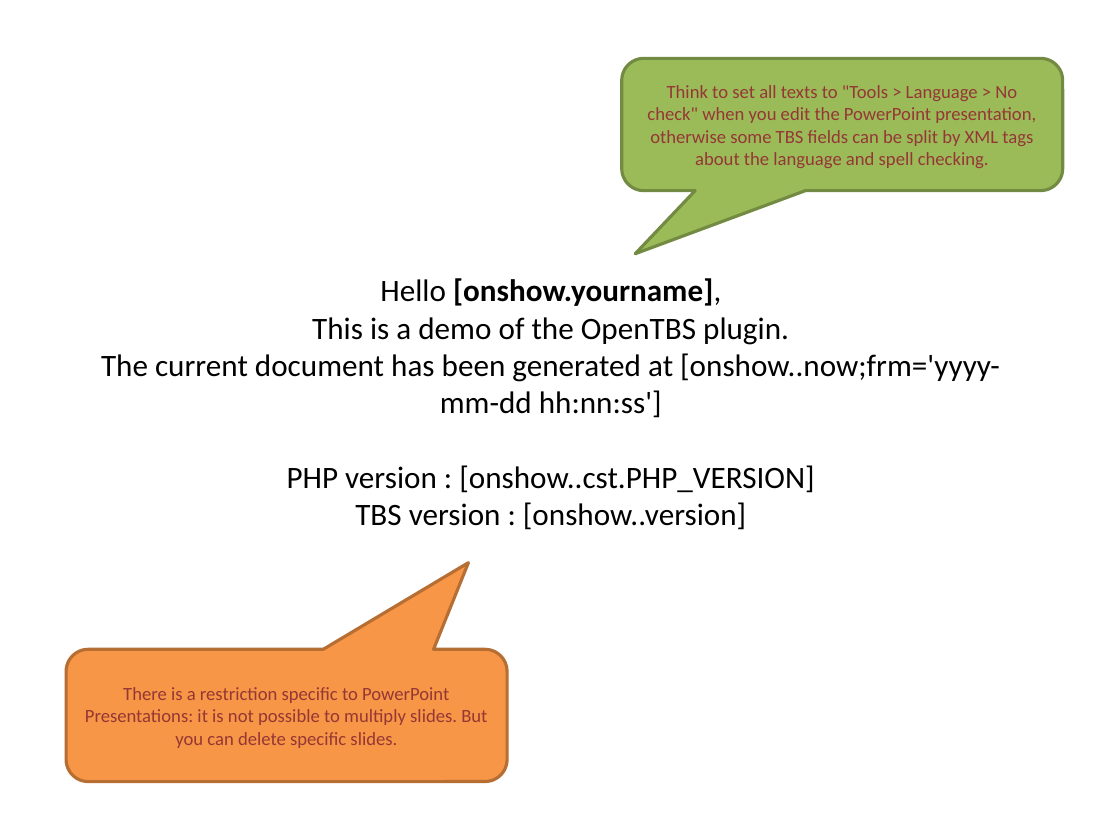
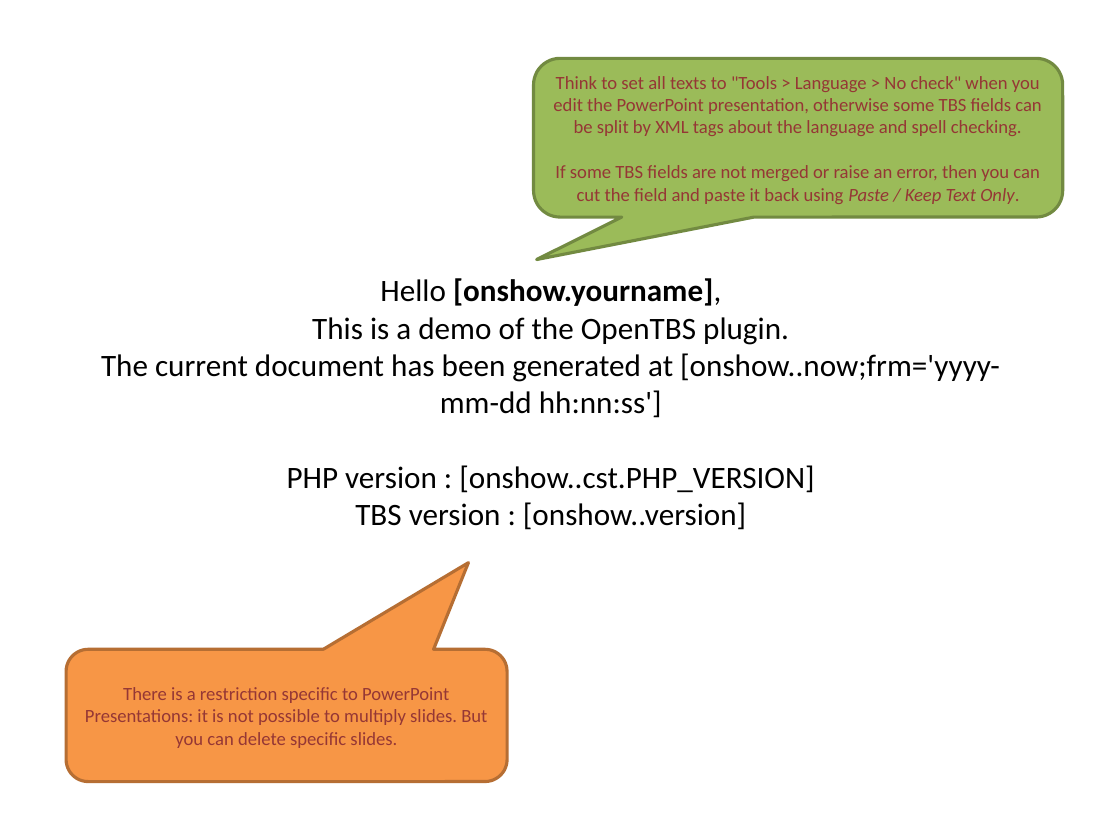
Before and after one commit to Skrol29/opentbs, a slide deck: slide 1 of demo/demo_ms_powerpoint.pptx. Drawn at 1120x840 pixels with LibreOffice and Linux fonts; fonts in the diff are those of the drawing. Boxes give left, top, right and bottom in pixels: in the first picture for what was removed or moved away, otherwise in the second. Text is boxed around its words. In the diff, an @@ line names an element or a change of style, - is before the commit and + after.

Commit message:
[demo][pptx] add another advice in the model

```diff
--- a/demo/demo_ms_powerpoint.pptx
+++ b/demo/demo_ms_powerpoint.pptx
@@ rounded speech box "Think to set all texts ...": place and size @@
-rounded speech box "Think to set all texts ..." at bbox=[622, 58, 1063, 190]
+rounded speech box "Think to set all texts ..." at bbox=[533, 58, 1062, 217]
@@ rounded speech box "Think to set all texts ..." at bbox=[533, 58, 1062, 217]: proportions changed @@
@@ text in rounded speech box at bbox=[555, 165, 1039, 204]: paragraph added @@
+If some TBS fields are not merged or raise an error, then you can cut the field and paste it back using Paste / Keep Text Only.
```
